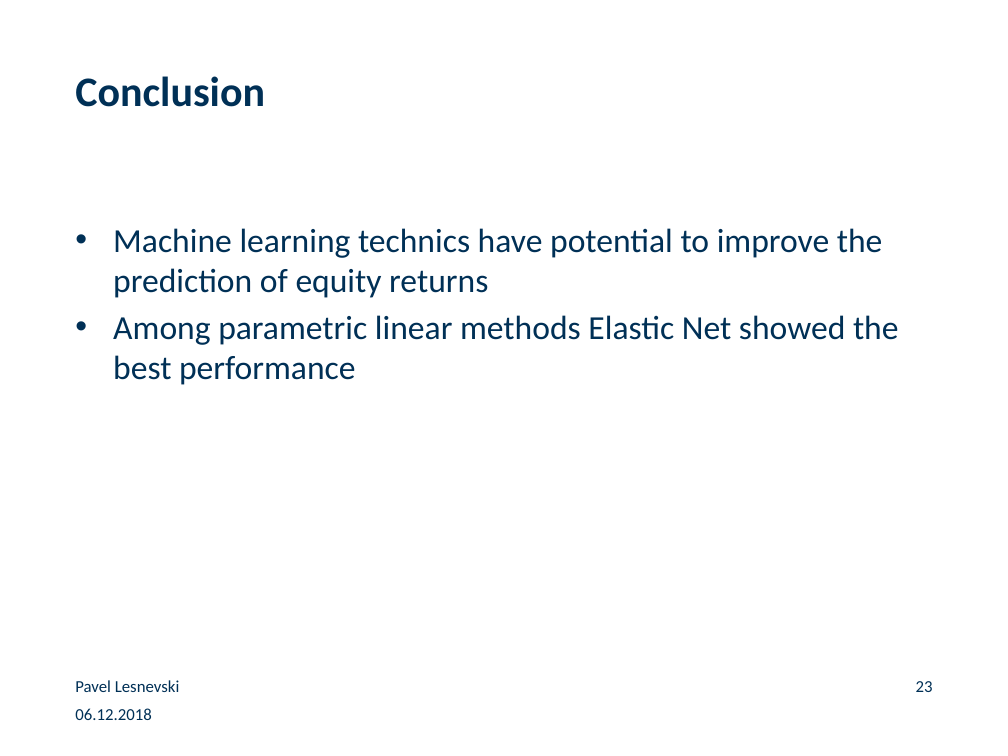
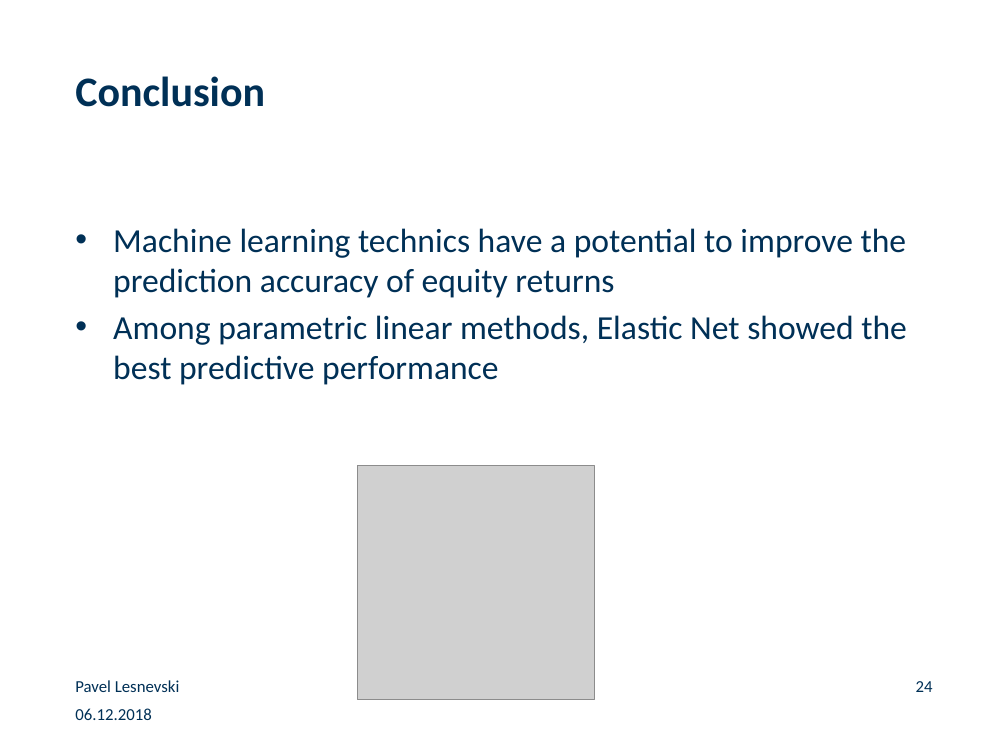
Before and after one commit to paveles/Machine_Learning_and_Equity_Index_Returns, a slide deck: slide 24 of _presentation/MachineLearning_StockMarketReturns.pptx (slide 23 before the commit). Drawn at 1008x756 pixels with LibreOffice and Linux fonts; fonts in the diff are those of the drawing; grey boxes stand for pictures; background and template pictures are left out. Boxes give left, top, right and bottom in pixels: in the first picture for what was removed or moved away, otherwise in the second. Text is boxed around its words. In the diff, an @@ line names an element or a change of style, - is before the commit and + after.

Commit message:
Presentation - Done

```diff
--- a/_presentation/MachineLearning_StockMarketReturns.pptx
+++ b/_presentation/MachineLearning_StockMarketReturns.pptx
@@ text at bbox=[113, 228, 907, 385]: text changed @@
-• Machine learning technics have potential to improve the prediction of equity returns
-• Among parametric linear methods Elastic Net showed the best performance
+• Machine learning technics have a potential to improve the prediction accuracy of equity returns
+• Among parametric linear methods, Elastic Net showed the best predictive performance
@@ picture added at bbox=[357, 466, 594, 700] @@
@@ page number at bbox=[916, 681, 933, 692]: text changed @@
-23
+24
```
Also in this commit, not shown: 11 other slides changed, 1 slide added, 3 other files.
